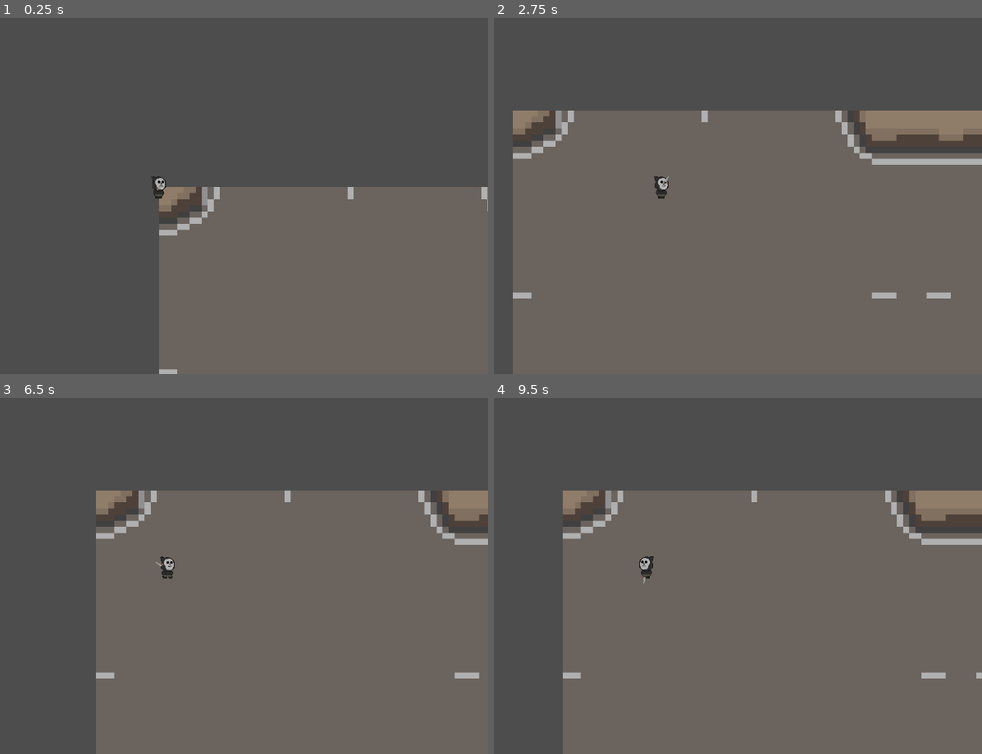
Above: before the commit, frames 1-4 (two rows, left to right).
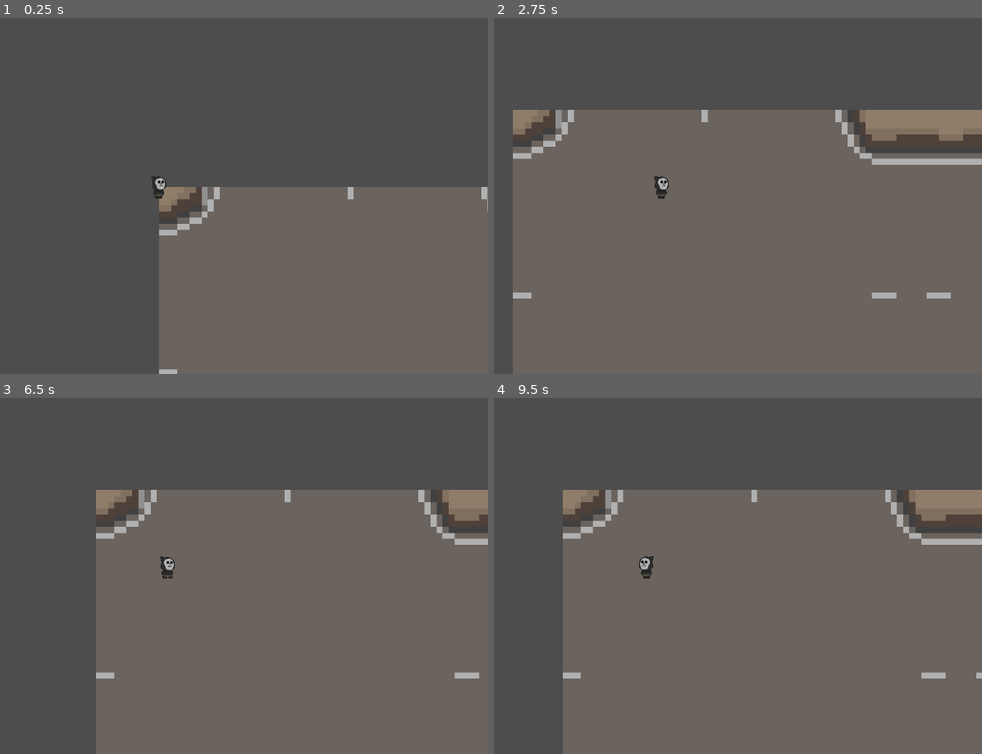
Above: after the commit, the same moments.

Repository: NicolasGabriel-dev/Projeto-D
Game: Godot game, scene res://Scenes/game.tscn
Two runs of this game, one before a commit and one after it. Both use one fixed random seed, a clock stepped at 60 frames per second and the inputs below. Before the commit the project has no main scene; this scene is started directly in both runs.
Inputs (mouse positions are in pixels of both pictures, inside the frame that each line leads up to):
- Up to frame 1 (0.25 s): no input
- Up to frame 2 (2.75 s): tap Enter at 0.5, 2.1 s; move the mouse to (796, 171) at 0.52 s; hold Right (ui_right) 0.53-1.28 s; click (796, 171) at 0.6 s; move the mouse to (523, 206) at 1.27 s; hold Down (ui_down) 1.28-2.03 s; click (523, 206) at 1.35 s; move the mouse to (718, 107) at 2.02 s; hold Right (ui_right) from 2.03 s (still down); click (718, 107) at 2.3 s
- Up to frame 3 (6.5 s): move the mouse to (126, 643) at 2.77 s; release Right (ui_right) at 2.78 s; hold Up (ui_up) 2.78-3.53 s; tap F at 2.85, 5.85 s; click (126, 643) at 3.05 s; move the mouse to (356, 625) at 3.52 s; hold Left (ui_left) 3.53-5.03 s; click (356, 625) at 3.6 s; move the mouse to (outside the picture) at 4.27 s; click (outside the picture) at 4.35 s; move the mouse to (190, 568) at 5.02 s; hold Down (ui_down) 5.03-5.78 s; tap Enter at 5.1 s; click (190, 568) at 5.3 s; move the mouse to (63, 476) at 5.77 s; hold Right (ui_right) from 5.78 s (still down); click (63, 476) at 6.05 s
- Up to frame 4 (9.5 s): move the mouse to (796, 551) at 6.52 s; release Right (ui_right) at 6.53 s; hold Up (ui_up) 6.53-7.28 s; click (796, 551) at 6.6 s; move the mouse to (523, 586) at 7.27 s; hold Right (ui_right) 7.28-8.03 s; click (523, 586) at 7.35 s; move the mouse to (718, 487) at 8.02 s; hold Down (ui_down) 8.03-8.78 s; tap Enter at 8.1 s; click (718, 487) at 8.3 s; move the mouse to (620, 643) at 8.77 s; hold Left (ui_left) from 8.78 s (still down); tap F at 8.85 s; click (620, 643) at 9.05 s

The runs differ from the first frame. In frame 1, less than 0.1% of the frame differs, in the area x 32-33%, y 47-49%; in frame 2, 0.2%, in the area x 3-100%, y 25-47%; in frame 3, 0.2%; in frame 4, 0.2%.

Commit message:
Mudança no código da arma: melhoria da rotação em posição do mouse, "animação" de recarregar. Adição de script para a bala, para poder colidir com os inimigos

Diff:
--- a/Scenes/bullet.tscn
+++ b/Scenes/bullet.tscn
@@ -3,16 +3,14 @@
 [ext_resource type="Script" uid="uid://dro1tselq47nc" path="res://Scripts/bullet.gd" id="1_oduel"]
 [ext_resource type="Texture2D" uid="uid://bmeofff32st22" path="res://Assets/bullet.png" id="2_oduel"]
 
-[sub_resource type="CapsuleShape2D" id="CapsuleShape2D_oduel"]
+[sub_resource type="RectangleShape2D" id="RectangleShape2D_oduel"]
 
-[node name="CharacterBody2D" type="CharacterBody2D"]
+[node name="Bullet" type="Area2D"]
 script = ExtResource("1_oduel")
+metadata/_edit_group_ = true
+
+[node name="CollisionShape2D" type="CollisionShape2D" parent="."]
+shape = SubResource("RectangleShape2D_oduel")
 
 [node name="Sprite2D" type="Sprite2D" parent="."]
 texture = ExtResource("2_oduel")
-
-[node name="CollisionShape2D" type="CollisionShape2D" parent="."]
-position = Vector2(-0.25, 0)
-rotation = 1.5707964
-scale = Vector2(0.29, 0.29)
-shape = SubResource("CapsuleShape2D_oduel")
--- a/Scenes/game.tscn
+++ b/Scenes/game.tscn
@@ -1,8 +1,8 @@
 [gd_scene load_steps=7 format=4 uid="uid://bwny1c4xs3aj0"]
 
-[ext_resource type="Texture2D" uid="uid://bwykvfnpindea" path="res://Fase1.png" id="1_ebmjs"]
+[ext_resource type="Texture2D" uid="uid://bwykvfnpindea" path="res://Assets/Fase1.png" id="1_ebmjs"]
 [ext_resource type="Texture2D" uid="uid://drub32vxys6kr" path="res://DeadTree/DeadBush.png" id="2_qxrlw"]
-[ext_resource type="Texture2D" uid="uid://6uh6cgo6f3a" path="res://Fonte.png" id="2_wrm1d"]
+[ext_resource type="Texture2D" uid="uid://6uh6cgo6f3a" path="res://Assets/Fonte.png" id="2_wrm1d"]
 [ext_resource type="PackedScene" uid="uid://6xx1q8dlwcvt" path="res://Scenes/player.tscn" id="5_wowpa"]
 
 [sub_resource type="TileSetAtlasSource" id="TileSetAtlasSource_wrm1d"]
@@ -28,18 +28,19 @@
 
 [node name="Scenario" type="Sprite2D" parent="."]
 position = Vector2(6073, 6070)
-scale = Vector2(11.864258, 11.864258)
+scale = Vector2(11.8643, 11.8643)
 texture = ExtResource("1_ebmjs")
 
 [node name="Fonte" type="Sprite2D" parent="."]
 position = Vector2(6100, 5813)
-scale = Vector2(2.0004268, 2.0004268)
+scale = Vector2(2.00043, 2.00043)
 texture = ExtResource("2_wrm1d")
 
 [node name="TileMapLayer" type="TileMapLayer" parent="."]
-rotation = -0.0007951725
+rotation = -0.000795173
 scale = Vector2(20, 20)
 tile_map_data = PackedByteArray("AAAbACAAAAAAAAEAAAAVABQAAAAEAAUAAAALABYAAAAFAAMAAAAgABoAAAAIAAYAAAAMAB8AAAAIAAYAAAAbAA …(656 unchanged characters)…
 tile_set = SubResource("TileSet_3dryh")
 
 [node name="sdc15" parent="." instance=ExtResource("5_wowpa")]
+speed = 200
--- a/Scenes/gun.tscn
+++ b/Scenes/gun.tscn
@@ -1,10 +1,20 @@
-[gd_scene load_steps=3 format=3 uid="uid://bcncvkrpaolob"]
+[gd_scene load_steps=4 format=3 uid="uid://bcncvkrpaolob"]
 
 [ext_resource type="Texture2D" uid="uid://bggcxyceb6xa0" path="res://Assets/revoler.png" id="2_gbyq6"]
 [ext_resource type="Script" uid="uid://dtoxp33kgtqwr" path="res://Scripts/gun.gd" id="3_pbq55"]
 
-[node name="CharacterBody2D" type="CharacterBody2D"]
+[sub_resource type="RectangleShape2D" id="RectangleShape2D_oqrbh"]
+
+[node name="Arma" type="Area2D"]
+disable_mode = 2
+script = ExtResource("3_pbq55")
+bullet_speed = 1000.0
 
 [node name="Sprite2D" type="Sprite2D" parent="."]
 texture = ExtResource("2_gbyq6")
-script = ExtResource("3_pbq55")
+
+[node name="CollisionShape2D" type="CollisionShape2D" parent="."]
+shape = SubResource("RectangleShape2D_oqrbh")
+
+[node name="Muzzle" type="Marker2D" parent="."]
+position = Vector2(8, -5)
--- /dev/null
+++ b/Scenes/pistol.tscn
@@ -0,0 +1,16 @@
+[gd_scene load_steps=4 format=3 uid="uid://c77dc224u5msv"]
+
+[ext_resource type="Script" uid="uid://dtoxp33kgtqwr" path="res://Scripts/gun.gd" id="1_ui64p"]
+[ext_resource type="Texture2D" uid="uid://bggcxyceb6xa0" path="res://Assets/revoler.png" id="3_ui64p"]
+
+[sub_resource type="RectangleShape2D" id="RectangleShape2D_ui64p"]
+
+[node name="Pistol" type="Area2D"]
+script = ExtResource("1_ui64p")
+
+[node name="Sprite2D" type="Sprite2D" parent="."]
+texture = ExtResource("3_ui64p")
+
+[node name="CollisionShape2D" type="CollisionShape2D" parent="."]
+shape = SubResource("RectangleShape2D_ui64p")
+disabled = true
--- a/Scenes/player.tscn
+++ b/Scenes/player.tscn
@@ -1,10 +1,9 @@
-[gd_scene load_steps=8 format=3 uid="uid://6xx1q8dlwcvt"]
+[gd_scene load_steps=7 format=3 uid="uid://6xx1q8dlwcvt"]
 
 [ext_resource type="Script" uid="uid://dyi3e0p4dhh2w" path="res://Scripts/player.gd" id="1_6t5aa"]
-[ext_resource type="Script" uid="uid://ij41u1fc0k00" path="res://Scenes/camera_2d.gd" id="2_fkybt"]
+[ext_resource type="Script" uid="uid://ij41u1fc0k00" path="res://Scripts/camera_2d.gd" id="2_fkybt"]
 [ext_resource type="Texture2D" uid="uid://bfiv3xlgffdth" path="res://Assets/sdc15/sdc15.png" id="2_vgqql"]
 [ext_resource type="Texture2D" uid="uid://daed0lw64cadp" path="res://Assets/sdc15/sdc15_2.png" id="3_fkybt"]
-[ext_resource type="PackedScene" uid="uid://bcncvkrpaolob" path="res://Scenes/gun.tscn" id="4_vgqql"]
 
 [sub_resource type="SpriteFrames" id="SpriteFrames_x3wgy"]
 animations = [{
@@ -43,8 +42,6 @@
 sprite_frames = SubResource("SpriteFrames_x3wgy")
 animation = &"Estático"
 
-[node name="gun" parent="." instance=ExtResource("4_vgqql")]
-
 [node name="collision" type="CollisionShape2D" parent="."]
 position = Vector2(-1.5, -3.5)
 shape = SubResource("RectangleShape2D_vgqql")
--- a/Scripts/bullet.gd
+++ b/Scripts/bullet.gd
@@ -1,15 +1,21 @@
-extends CharacterBody2D
+extends Area2D
 
-@export var speed: float = 2000
 @export var lifetime: float = 2.0
+var move: Vector2
+var life_timer: float = 0.0
 
-var direction: float
+func setMoveAndShow(speed: float, direction: float) -> void:
+	# direction é um ângulo em radianos
+	move = Vector2.RIGHT.rotated(direction) * speed
+	#rotation = direction
 
-func _ready():
-	rotation = direction
-	await get_tree().create_timer(lifetime).timeout
-	queue_free()
+func setPosition(pos):
+	position = pos
+func setRotation(rot):
+	rotation = rot
 
-func _physics_process(delta):
-	velocity = Vector2.RIGHT.rotated(rotation) * speed
-	move_and_slide()
+func _process(delta: float) -> void:
+	position += move * delta
+	life_timer += delta
+	if life_timer >= lifetime:
+		queue_free()
--- a/Scripts/gun.gd
+++ b/Scripts/gun.gd
@@ -1,58 +1,55 @@
-extends Sprite2D
+extends Area2D
 
-@export var radius: float = 20.0
+@export var bullet_speed: float = 10.0
 @export var fire_rate: float = 0.3
-@export var reload_time: float = 2.0
+@export var reload_time: float = 1.5
 @export var max_bullets: int = 6
+@export var bullet_scene: PackedScene = preload("res://Scenes/bullet.tscn")
 
-var sprite_bala = preload("res://Scenes/bullet.tscn")
 var bullet_count: int = 0
 var can_shoot: bool = true
+var is_reloading: bool = false
 
-
-func _physics_process(delta: float) -> void:
-	look_at(get_global_mouse_position()) # Permite a rotação do Vector2D usando look_at
-
-	if Input.is_action_just_pressed("Clique Esquerdo"):
-		if can_shoot:
-			start_shooting()
+func _ready() -> void:
+	position =  Vector2(300, 240)
 
 func _process(delta: float) -> void:
-	var mouse_pos = get_global_mouse_position()
-	var player = get_parent() as CharacterBody2D
-	if player == null:
-		return
+	if is_reloading:
+		rotate(max_bullets * (PI*2 *delta)/reload_time)
+	else:
+		var mouse_pos = get_global_mouse_position()
+		# Calcula rotação corretamente: ângulo entre arma (global_position) e mouse
+		rotation = (mouse_pos - global_position).angle()
+		#print(mouse_pos.x - global_position.x)
+		var direction_x = mouse_pos.x - global_position.x
+		$Sprite2D.flip_v = direction_x < 0
+		$Muzzle.position.y = -5*signf(direction_x)
+	#print($Muzzle.global_position - position)
+	if Input.is_mouse_button_pressed(MOUSE_BUTTON_LEFT) and can_shoot:
+		start_shooting()
 
-	var player_pos = player.global_position
-	var distance = player_pos.distance_to(mouse_pos)
-	var mouse_dir = (mouse_pos - player_pos).normalized()
-
-	if distance > radius:
-		mouse_pos = player_pos + mouse_dir * radius
-
-
-	global_position = mouse_pos
-
-func fire() -> void:
-	var bullet_instance = sprite_bala.instantiate()
-	if bullet_instance:
-		bullet_instance.global_position = global_position + Vector2.RIGHT.rotated(global_rotation) * 20
-		bullet_instance.direction = global_rotation
-		get_tree().root.add_child(bullet_instance)
-
+func shoot() -> void:
+	var bullet = bullet_scene.instantiate()
+	# define posição global do projétil (nasce no cano)
+	bullet.set_position($Muzzle.global_position)
+	# opcional: define a rotação visual do projétil
+	bullet.set_rotation(rotation)
+	# passa velocidade e direção (em radianos)
+	bullet.setMoveAndShow(bullet_speed, rotation)
+	# adiciona ao nó raiz da cena (mundo), para NÃO herdar transform/rotacao da arma
+	get_tree().root.add_child(bullet)
 
 func start_shooting() -> void:
 	can_shoot = false
-	fire()
+	shoot()
 	bullet_count += 1
-	# print("💥 Bullet:", bullet_count)
 
 	await get_tree().create_timer(fire_rate).timeout
 
 	if bullet_count >= max_bullets:
-		# print("🔄 Recarregando...")
+		is_reloading = true
 		await get_tree().create_timer(reload_time).timeout
+		is_reloading = false
 		bullet_count = 0
-		# print("✅ Recarregado!")
 
 	can_shoot = true
--- a/Scripts/player.gd
+++ b/Scripts/player.gd
@@ -2,12 +2,10 @@
 
 @export var speed = 200
 @onready var _animation_player: AnimatedSprite2D = $animatedSprite
+
 func get_input():
 	var input_direction = Input.get_vector("ui_left", "ui_right", "ui_up", "ui_down")
 	velocity = input_direction * speed
-
-func _physics_process(delta):
-	pass
 
 func _process(_delta):
 	get_input()
--- a/project.godot
+++ b/project.godot
@@ -11,7 +11,8 @@
 [application]
 
 config/name="Projeto D"
-config/features=PackedStringArray("4.5", "GL Compatibility")
+run/main_scene="uid://6xx1q8dlwcvt"
+config/features=PackedStringArray("4.4", "GL Compatibility")
 config/icon="res://icon.svg"
 
 [display]
@@ -26,6 +27,10 @@
 [dotnet]
 
 project/assembly_name="Projeto D"
+
+[editor_plugins]
+
+enabled=PackedStringArray("res://addons/godot-vim/plugin.cfg")
 
 [input]
 
Renamed: Fase1.png -> Assets/Fase1.png
Not shown, changed: Assets/Fase1.png.import
Renamed: Scenes/Fase1_4x.png -> Assets/Fase1_4x.png
Not shown, changed: Assets/Fase1_4x.png.import
Renamed: Fonte.png -> Assets/Fonte.png
Not shown, changed: Assets/Fonte.png.import
Not shown, changed: Assets/Zombie/01.png.import
Not shown, changed: Assets/Zombie/02.png.import
Not shown, changed: Assets/bullet.png.import
Not shown, changed: Assets/revoler.png.import
Not shown, changed: Assets/sdc15/sdc15.png.import
Not shown, changed: Assets/sdc15/sdc15_2.png.import
(and 7 more such lines)
